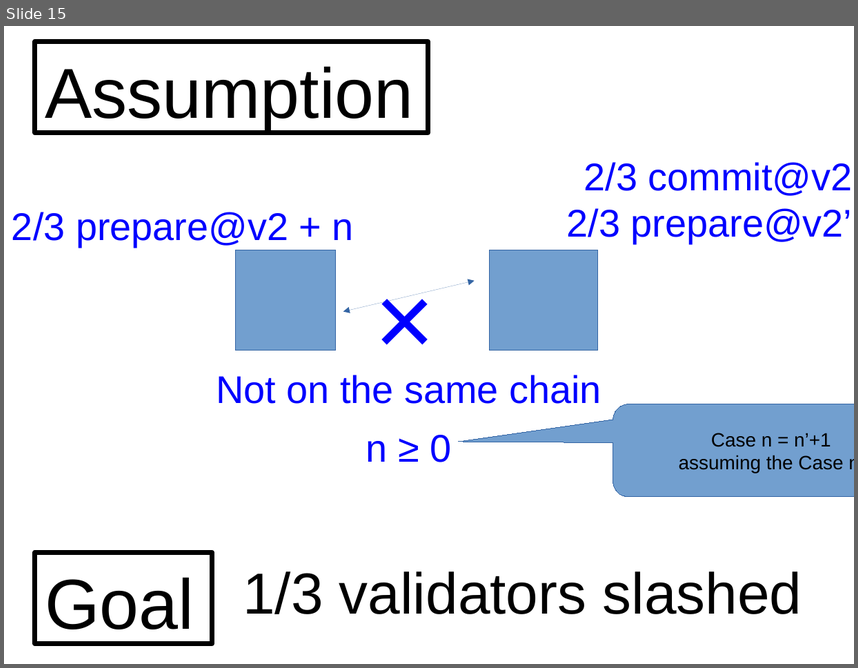
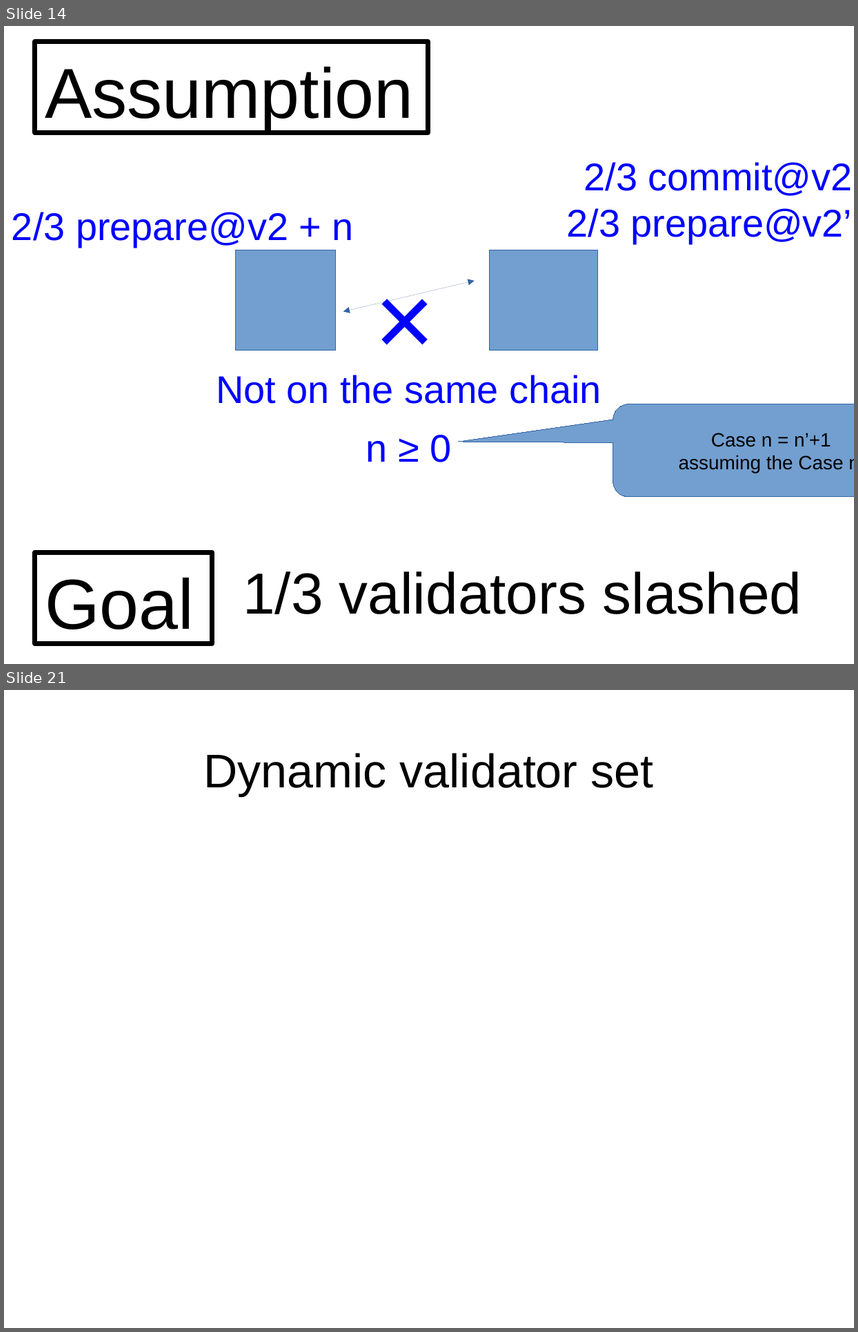
Before and after one commit to palmskog/pos, a slide deck: slide.odp. Shown one above the other, each under a label of ours: slide 15 before the commit, slides 14 and 21 after it; the slides between them are not shown. The pictures are 858x668 and 858x1332 pixels, drawn with LibreOffice and Linux fonts; fonts in the diff are those of the drawing. Boxes give left, top, right and bottom in pixels: in the first picture for what was removed or moved away, otherwise in the second. Text is boxed around its words. In the diff, an @@ line names an element or a change of style, - is before the commit and + after.

```diff
--- a/slide.odp
+++ b/slide.odp
@@ slide 21 added at box(4, 690, 854, 1328), background #FFFFFF @@
@@ title added at box(203, 753, 654, 796), 44 pt, text #000000 @@
+Dynamic validator set
@@ what was slide 15 is now slide 14 @@
```
Also in this commit, not shown: 6 other slides added.
